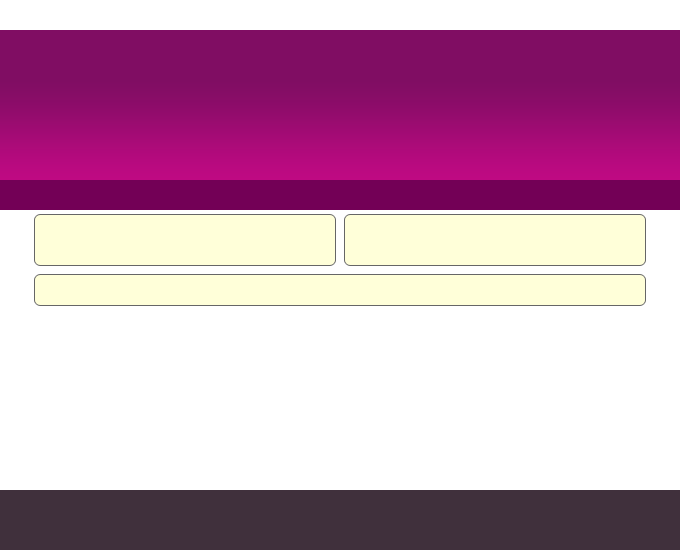
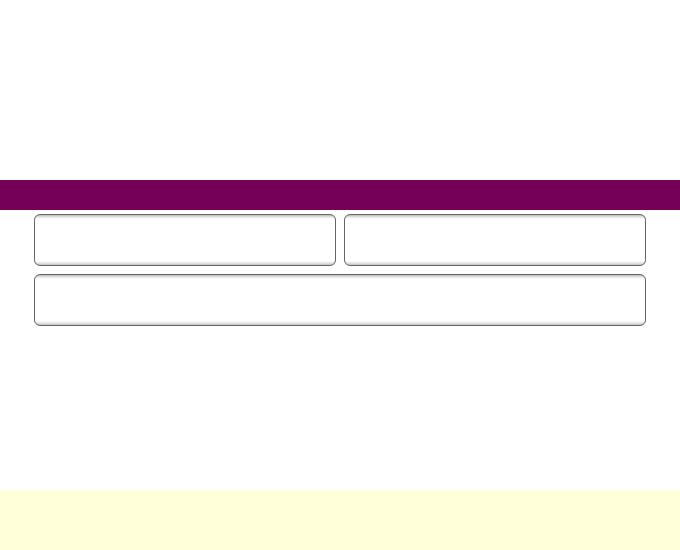
The second w=680, h=550 image is a revision of the first. Changes to its layers:
removed layer "header" over box(0, 30, 680, 180)
removed layer "header / footer widgets" over box(35, 215, 645, 305)
added layer "header widgets" above "header boxes" over box(35, 275, 645, 325)
added layer "header boxes" above "footer" over box(35, 215, 645, 265)
